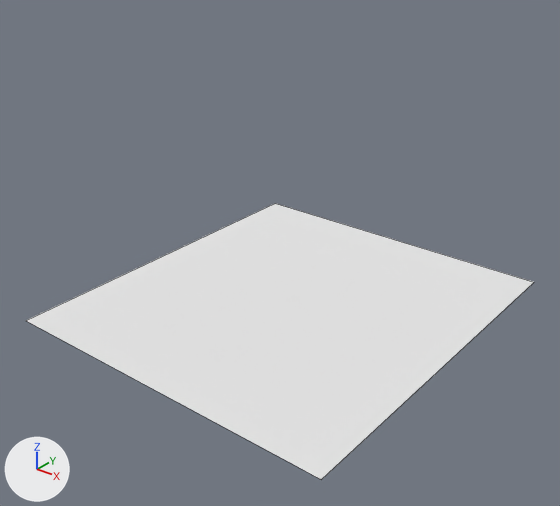
Renders of the Blender file Assets/5. Models/BlenderFiles/PROPS/Wall_1.325.blend from each side of a commit.
One viewpoint serves both versions: a 50 mm lens placed at (14.08, -18.21, 12.93), pointed at (0.35, -1.06, 2.29). Arrows for +X, +Y and +Z are at lower left; the lights stay in place. The first picture is the older version. Mesh edges are drawn as thin lines. The same objects are shown in both versions, whatever each file hides.

Script lines for the objects in view, before the commit:
```python
me_plane = bpy.data.meshes.new('Plane')
me_plane.from_pydata([(-1.0, -1.0, 0.0), (1.0, -1.0, 0.0), (-1.0, 1.0, 0.0), (1.0, 1.0, 0.0)], [], [(0, 1, 3, 2)])
me_plane.materials.append(mat_lowpolycommon)  # its picture is missing
ob_plane = bpy.data.objects.new('Plane', me_plane)
ob_plane.location = (0.0, 0.0, 0.0)
ob_plane.scale = (5.9, 6.41, 1.0)
```
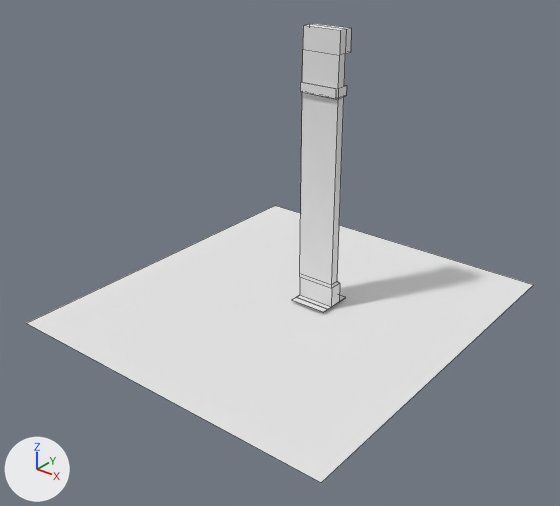
What differs and where, as boxes (x1, y1, x2, y2) in the pictures (560 x 506 px):
'Plane', mesh moved: before (26, 203, 534, 479); after (27, 206, 533, 483)
'wall', added: after (292, 23, 351, 313)

The edits, one by one:
me_plane is used by ob_plane; location (0.0, 0.0, 0.0); scale (5.9, 6.41, 1.0).
me_plane had 4 vertices, 1 face and spanned x -1.0..1.0, y -1.0..1.0, z 0.0.
me_plane now has 4 vertices, 1 face and spans x -1.0..1.0, y -1.0..1.0, z -0.1.
me_plane part 1: the whole mesh is moved by (0.0, 0.0, -0.1).
Mesh me_cube_1 is new.
It has 60 vertices, 58 faces and spans x -0.66..0.66, y -0.66..0.65, z 0.0..9.0.
It uses material mat_lowpolycommon (its picture is missing).
Object 'wall' (ob_wall) is new; it shows me_cube_1.
Its location is (0.67, 0.67, 0.0).
